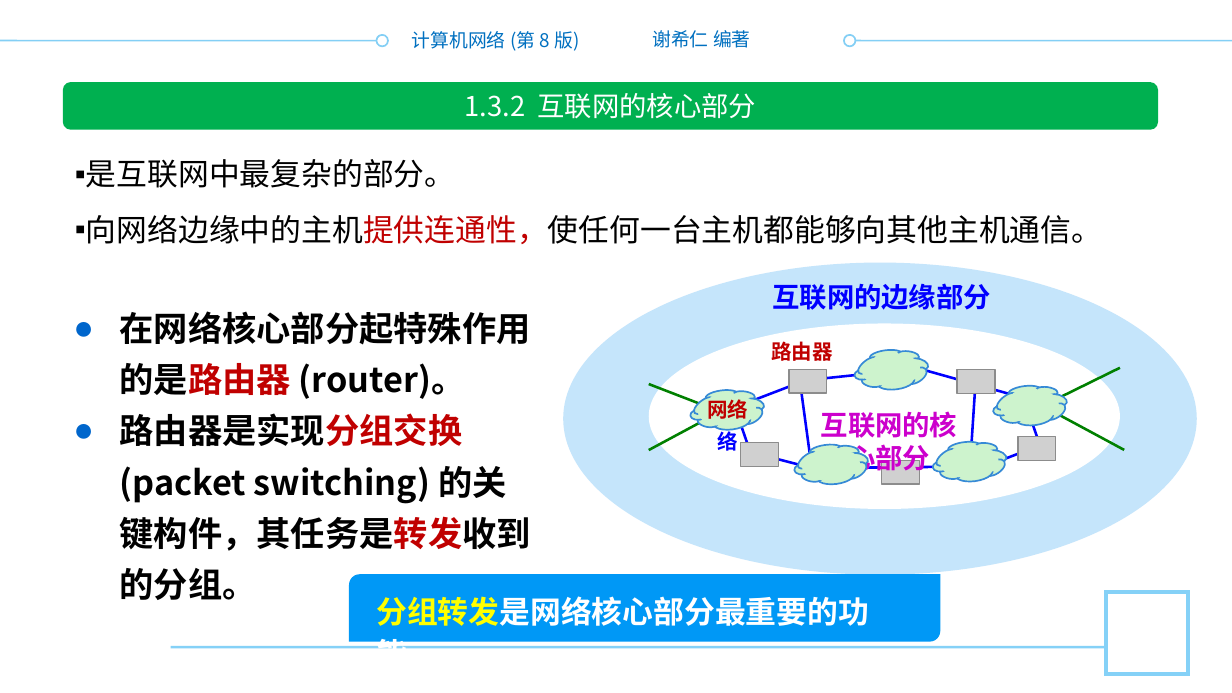
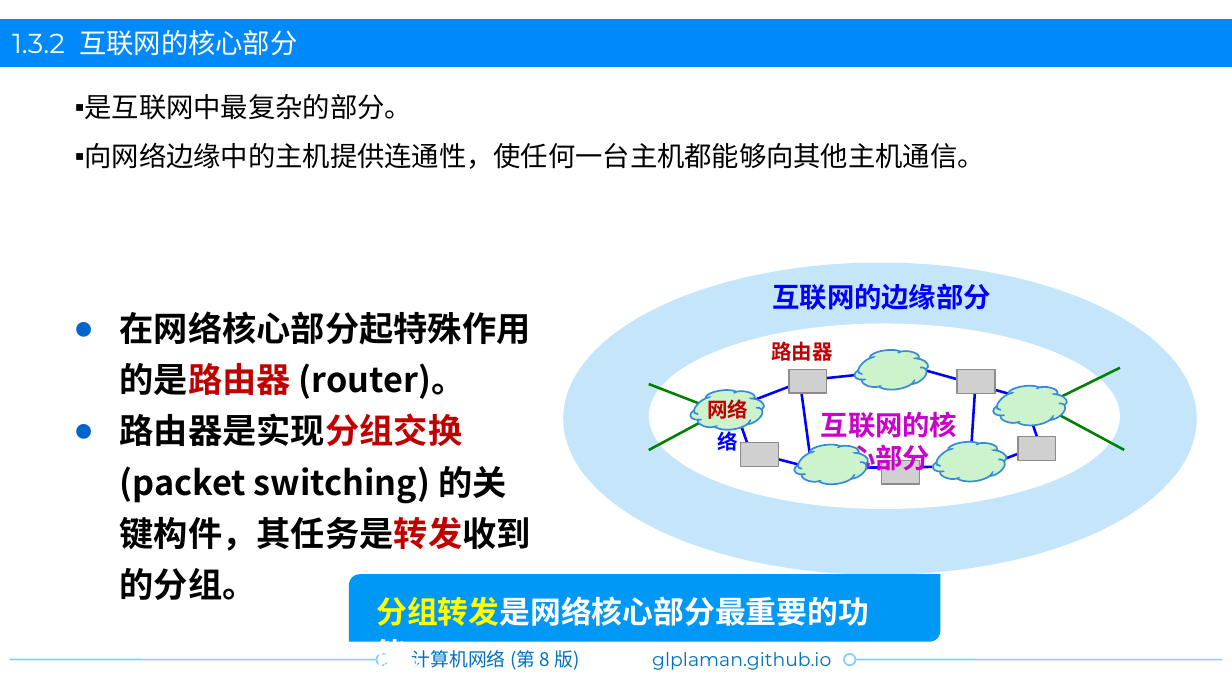
Before and after one commit to glplaman/glplaman.github.io, a slide deck: slide 40 of network/ppt/chap1.pptx (slide 39 before the commit). Drawn at 1232x693 pixels with LibreOffice and Linux fonts; fonts in the diff are those of the drawing; grey boxes stand for pictures; background and template pictures are left out. Boxes give left, top, right and bottom in pixels: in the first picture for what was removed or moved away, otherwise in the second. Text is boxed around its words. In the diff, an @@ line names an element or a change of style, - is before the commit and + after.

```diff
--- a/network/ppt/chap1.pptx
+++ b/network/ppt/chap1.pptx
@@ text "1.3.2 互联网的核心部分": place and size @@
-text "1.3.2 互联网的核心部分" at [465, 93, 756, 119]
+text "1.3.2 互联网的核心部分" at [12, 30, 297, 56]
@@ text "1.3.2 互联网的核心部分" at [12, 30, 297, 56]: font Noto Sans CJK SC to Montserrat; alignment centre to left @@
@@ rectangle added at [0, 20, 1232, 68], fill #0089FA @@
@@ rectangle removed at [584, 17, 648, 80] @@
@@ text removed at [652, 30, 751, 48] @@
-谢希仁 编著
@@ text "是互联网中最复杂的部分。": place and size @@
-text "是互联网中最复杂的部分。" at [86, 159, 1102, 244]
+text "是互联网中最复杂的部分。" at [85, 94, 985, 169]
@@ text "是互联网中最复杂的部分。" at [85, 94, 985, 169]: size 18 to 16 pt, font Courier New to Montserrat; text colour #C00000 to #000000 in "向网络边缘中的主机提供连通性，使任何一台主机都能够向其他主机通信。" @@
@@ rounded rectangle removed at [63, 83, 1158, 131] @@
@@ rectangle removed at [1106, 593, 1189, 675] @@
@@ line moved from (0, 41) - (388, 41) to (10, 659) - (388, 659) @@
@@ line removed from (171, 647) to (1106, 647) @@
@@ text added at [652, 652, 831, 670], 11 pt, text #0070C0 @@
+glplaman.github.io
@@ 2 ellipses, 1 text: place and size @@
-2 ellipses, 1 text at [377, 31, 855, 51]
+2 ellipses, 1 text at [377, 650, 855, 670]
@@ line moved from (844, 41) - (1232, 41) to (844, 659) - (1222, 659) @@
```
Also in this commit, not shown: 148 other slides changed, 1 slide added, 11 other files.
